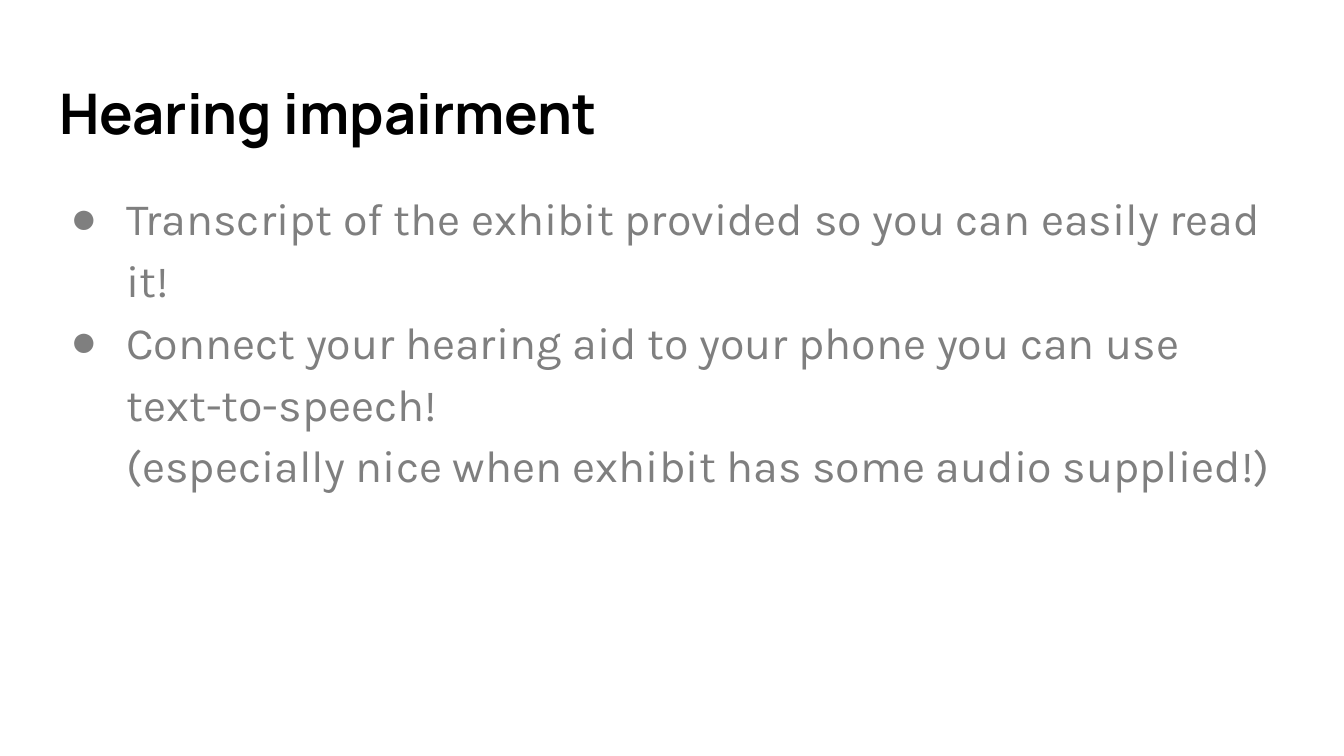
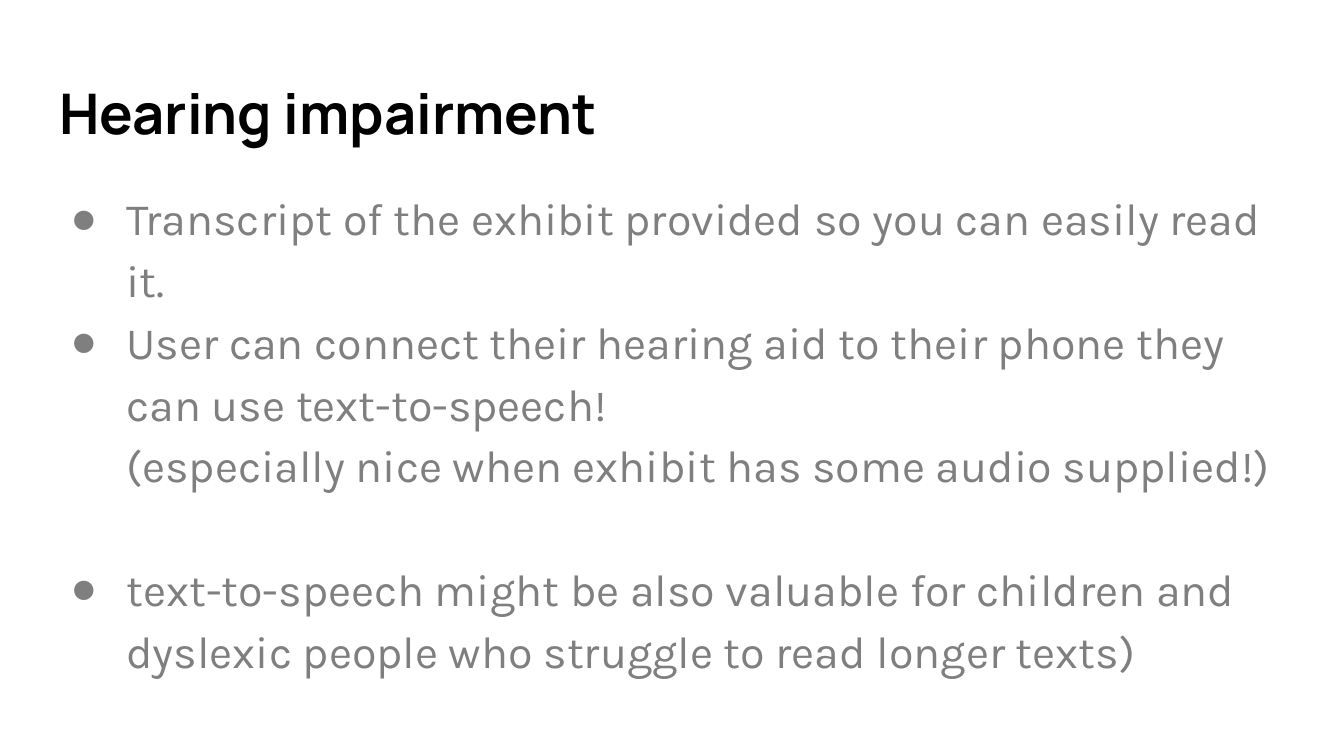
Before and after one commit to Glasgow19/team-5, a slide deck: slide 7 of presentation.pptx. Drawn at 1344x756 pixels with LibreOffice and Linux fonts; fonts in the diff are those of the drawing. Boxes give left, top, right and bottom in pixels: in the first picture for what was removed or moved away, otherwise in the second. Text is boxed around its words. In the diff, an @@ line names an element or a change of style, - is before the commit and + after.

Commit message:
corrected presentation with text-to-speech

```diff
--- a/presentation.pptx
+++ b/presentation.pptx
@@ text at box(126, 204, 1270, 679): text changed @@
-● Transcript of the exhibit provided so you can easily read it!
-● Connect your hearing aid to your phone you can use text-to-speech!
-  (especially nice when exhibit has some audio supplied!)
+● Transcript of the exhibit provided so you can easily read it.
+● User can connect their hearing aid to their phone they can use text-to-speech!
+  (especially nice when exhibit has some audio supplied!)
+● text-to-speech might be also valuable for children and dyslexic people who struggle to read longer texts)
```
Also in this commit, not shown: 1 other slide changed, 1 slide added.
